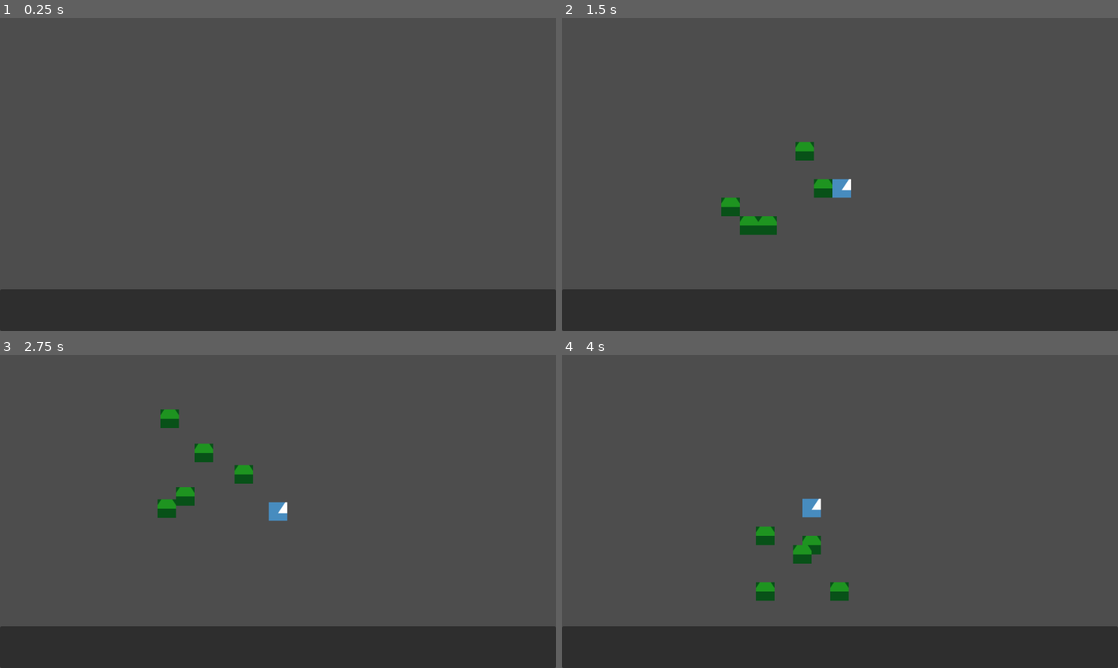
Above: before the commit, frames 1-4 (two rows, left to right).
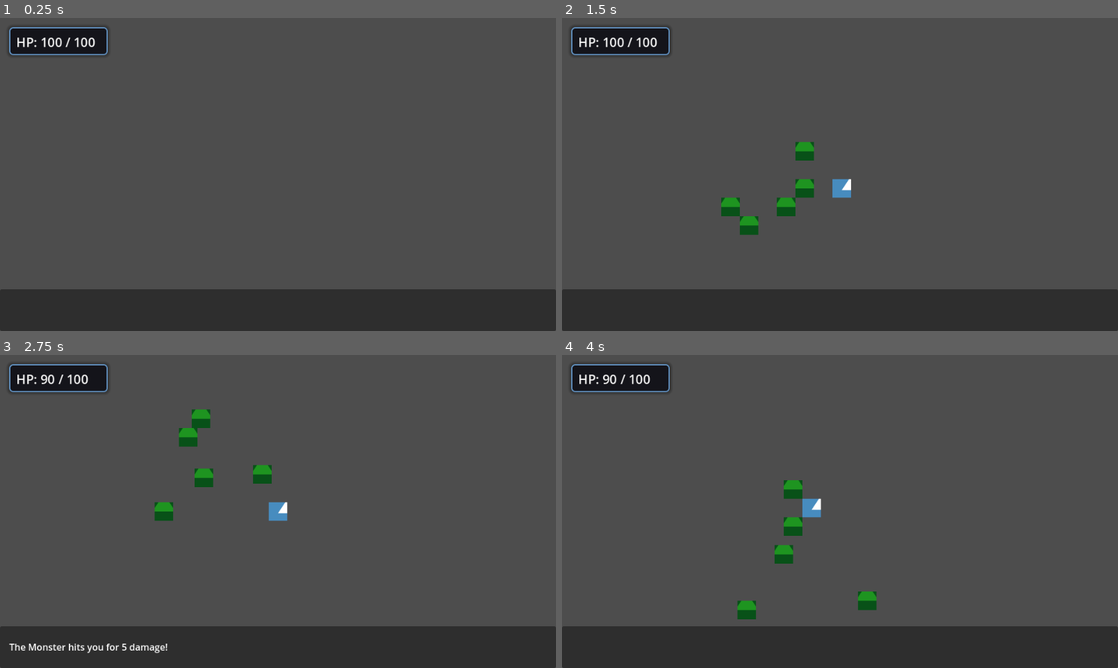
Above: after the commit, the same moments.

Repository: BlueHeronGames/dungeon-crawler-maker
Game: Godot game, scene res://scenes/crawl_dungeon_scene.tscn
Same seed, same stepped clock (60 frames per second), same inputs: the game is played once before the commit and once after it. The engine's default icon, where the game draws it, is replaced by a stand-in: a white triangle on a blue panel in a dark square.
Inputs (mouse positions are in pixels of both pictures, inside the frame that each line leads up to):
- Up to frame 1 (0.25 s): no input
- Up to frame 2 (1.5 s): tap Enter at 0.5 s; move the mouse to (962, 158) at 0.52 s; hold Right (ui_right) 0.53-1.28 s; tap . (pickup) at 0.6 s; click (962, 158) at 0.67 s; move the mouse to (728, 190) at 1.27 s; hold Down (ui_down) from 1.28 s (still down); tap G at 1.35 s; click (728, 190) at 1.42 s
- Up to frame 3 (2.75 s): move the mouse to (333, 442) at 2.02 s; release Down (ui_down) at 2.03 s; hold Right (ui_right) from 2.03 s (still down); tap 0 at 2.1 s; click (333, 442) at 2.17 s
- Up to frame 4 (4 s): move the mouse to (812, 574) at 2.77 s; release Right (ui_right) at 2.78 s; hold Up (ui_up) 2.78-3.53 s; tap . (pickup) at 2.85 s; click (812, 574) at 2.92 s; move the mouse to (1006, 558) at 3.52 s; hold Left (ui_left) from 3.53 s (still down); tap G at 3.6 s; click (1006, 558) at 3.67 s

The runs differ from the first frame. In frame 1, 1.5% of the frame differs, in the area x 1-20%, y 2-12%; in frame 2, 2.3%; in frame 3, 3.7%, in the area x 1-49%, y 2-96%; in frame 4, 3.5%.

Commit message:
Player has health, can die!

Diff:
--- a/game_template/scenes/crawl_dungeon_scene.tscn
+++ b/game_template/scenes/crawl_dungeon_scene.tscn
@@ -8,6 +8,7 @@
 [ext_resource type="PackedScene" uid="uid://b3x4y8k9m2n7p" path="res://scenes/item_drop.tscn" id="6_itemdr"]
 [ext_resource type="Script" path="res://scripts/message_console.gd" id="7_console"]
 [ext_resource type="PackedScene" uid="uid://cipjxckv47vdo" path="res://scenes/inventory_ui.tscn" id="8_inventory"]
+[ext_resource type="PackedScene" uid="uid://cpgm3rj9h3d0g" path="res://scenes/player_hud.tscn" id="9_playerhud"]
 
 [node name="Node2D" type="Node2D"]
 texture_filter = 1
@@ -36,3 +37,5 @@
 script = ExtResource("7_console")
 
 [node name="InventoryUI" parent="." instance=ExtResource("8_inventory")]
+
+[node name="PlayerHUD" parent="." instance=ExtResource("9_playerhud")]
--- a/game_template/scenes/entities/player.gd
+++ b/game_template/scenes/entities/player.gd
@@ -29,6 +29,7 @@
 	current_hp = max_hp
 	attack = 15
 	defense = 5
+	_emit_health_changed()
 
 func _physics_process(_delta: float) -> void:
 	if not can_accept_movement():
@@ -121,6 +122,7 @@
 			if str(item.get("name", "")) == item_name:
 				# Found matching item, increment quantity
 				item["quantity"] = int(item.get("quantity", 1)) + 1
+				_refresh_inventory_ui()
 				return
 
 	# New item, add to inventory with quantity 1
@@ -132,6 +134,7 @@
 		"data": entry_data,
 		"quantity": 1
 	})
+	_refresh_inventory_ui()
 
 func get_inventory_items() -> Array:
 	return inventory.duplicate(true)
--- /dev/null
+++ b/game_template/scenes/player_hud.tscn
@@ -0,0 +1,6 @@
+[gd_scene load_steps=2 format=3 uid="uid://cpgm3rkah3d0g"]
+
+[ext_resource type="Script" path="res://scripts/player_hud.gd" id="1_xn9uf"]
+
+[node name="PlayerHUD" type="CanvasLayer"]
+script = ExtResource("1_xn9uf")
--- a/game_template/scripts/entity.gd
+++ b/game_template/scripts/entity.gd
@@ -2,6 +2,8 @@
 
 ## Base entity that handles tweened movement shared by all creatures.
 class_name Entity
+
+signal health_changed(current_hp: int, max_hp: int)
 
 const MOVE_DURATION := 0.1
 
@@ -36,10 +38,13 @@
 	_is_moving = false
 	_move_tween = null
 
-func take_damage(amount: int) -> void:
+func take_damage(amount: int) -> int:
 	var actual_damage : int = max(1, amount - defense)
-	current_hp -= actual_damage
-	current_hp = max(0, current_hp)
+	var previous_hp := current_hp
+	current_hp = max(0, current_hp - actual_damage)
+	if current_hp != previous_hp:
+		_emit_health_changed()
+	return actual_damage
 
 func is_alive() -> bool:
 	return current_hp > 0
@@ -52,4 +57,9 @@
 func restore_health(amount: int) -> int:
 	var old_hp := current_hp
 	current_hp = min(max_hp, current_hp + amount)
+	if current_hp != old_hp:
+		_emit_health_changed()
 	return current_hp - old_hp
+
+func _emit_health_changed() -> void:
+	emit_signal("health_changed", current_hp, max_hp)
--- a/game_template/scripts/game_initializer.gd
+++ b/game_template/scripts/game_initializer.gd
@@ -9,6 +9,7 @@
 	_config = GameConfig.load_from_file()
 	call_deferred("_apply_window_title")
 	call_deferred("_setup_inventory_ui")
+	call_deferred("_setup_player_hud")
 
 func _apply_window_title() -> void:
 	var title := _config.get_metadata_value("title", "Dungeon Crawler")
@@ -23,22 +24,21 @@
 	DisplayServer.window_set_title(window_title)
 
 func _setup_inventory_ui() -> void:
-	print("Setting up inventory UI...")
-	print("Self node: ", self.name)
-	print("Self path: ", self.get_path())
-
 	var player := get_node_or_null("Player") as Player
 	var inventory_ui := get_node_or_null("InventoryUI") as InventoryUI
-
-	print("Player found: ", player != null, " at path: ", "Player")
-	print("InventoryUI found: ", inventory_ui != null, " at path: ", "InventoryUI")
-
 	if player and inventory_ui:
 		inventory_ui.set_player(player)
-		print("Connected inventory UI to player")
-	else:
-		print("ERROR: Could not connect inventory UI!")
-		if not player:
-			print("  - Player node not found")
-		if not inventory_ui:
-			print("  - InventoryUI node not found")
+	elif not inventory_ui:
+		push_warning("GameInitializer: InventoryUI node not found; inventory overlay disabled.")
+	elif not player:
+		push_warning("GameInitializer: Player node not found; cannot initialize inventory UI.")
+
+func _setup_player_hud() -> void:
+	var player := get_node_or_null("Player") as Player
+	var player_hud := get_node_or_null("PlayerHUD") as PlayerHUD
+	if player and player_hud:
+		player_hud.set_player(player)
+	elif not player_hud:
+		push_warning("GameInitializer: PlayerHUD node not found; player health will not be displayed.")
+	elif not player:
+		push_warning("GameInitializer: Player node not found; cannot bind PlayerHUD.")
--- a/game_template/scripts/health_bar.gd
+++ b/game_template/scripts/health_bar.gd
@@ -34,6 +34,9 @@
 	_entity = entity
 	if _entity:
 		_entity.tree_exiting.connect(_on_entity_removed)
+		if not _entity.health_changed.is_connected(_on_entity_health_changed):
+			_entity.health_changed.connect(_on_entity_health_changed)
+		update_display()
 	queue_redraw()
 
 func update_display() -> void:
@@ -49,3 +52,6 @@
 func _on_entity_removed() -> void:
 	_entity = null
 	visible = false
+
+func _on_entity_health_changed(_current: int, _max: int) -> void:
+	update_display()
--- a/game_template/scripts/inventory_ui.gd
+++ b/game_template/scripts/inventory_ui.gd
@@ -19,24 +19,21 @@
 var _is_visible: bool = false
 
 func _ready() -> void:
-	print("InventoryUI _ready() called")
 	_ensure_ui()
 	_ensure_inventory_action()
 	set_to_visible(false)
-	print("InventoryUI initialized, visible = ", _is_visible)
 
 func _input(event: InputEvent) -> void:
 	if event.is_action_pressed("toggle_inventory"):
-		print("Inventory toggle pressed!")
 		toggle_visibility()
 
 func set_player(player: Player) -> void:
 	_player = player
-	print("InventoryUI player set: ", _player)
+	if _is_visible:
+		_update_inventory_display()
 
 func toggle_visibility() -> void:
 	_is_visible = not _is_visible
-	print("Toggling inventory visibility to: ", _is_visible)
 	set_to_visible(_is_visible)
 	if _is_visible:
 		_update_inventory_display()
@@ -182,6 +179,7 @@
 		overlay.color = Color(0, 0, 0, 0.6)
 		overlay.anchor_right = 1.0
 		overlay.anchor_bottom = 1.0
+		overlay.mouse_filter = Control.MOUSE_FILTER_IGNORE
 		_container.add_child(overlay)
 
 		# Center panel
--- a/game_template/scripts/monster.gd
+++ b/game_template/scripts/monster.gd
@@ -16,6 +16,7 @@
 var _ai_type := "random"
 var _behavior: MonsterBehavior = null
 var _loot_table: Array = []
+var _definition_id := "monster"
 
 func _ready() -> void:
 	_rng.randomize()
@@ -67,9 +68,14 @@
 		var loot = definition.get("loot_table", [])
 		if loot is Array:
 			_loot_table = loot.duplicate(true)
+	if definition.has("id"):
+		_definition_id = str(definition.get("id", "monster"))
 
 func get_loot_table() -> Array:
 	return _loot_table
+
+func get_display_name() -> String:
+	return _definition_id.replace("_", " ").capitalize()
 
 func set_ai_type(ai_type: String) -> void:
 	_ai_type = ai_type.to_lower()
--- /dev/null
+++ b/game_template/scripts/player_hud.gd
@@ -0,0 +1,81 @@
+extends CanvasLayer
+
+## Displays the player's current health in the corner of the screen.
+class_name PlayerHUD
+
+@export var background_color: Color = Color(0.05, 0.05, 0.08, 0.8)
+@export var border_color: Color = Color(0.4, 0.6, 0.8, 1.0)
+@export var text_color: Color = Color(0.95, 0.95, 0.95, 1.0)
+
+var _panel: Panel
+var _label: Label
+var _player: Player
+
+func _ready() -> void:
+	_ensure_ui()
+	_update_health_text(0, 0)
+
+func set_player(player: Player) -> void:
+	if _player and _player.health_changed.is_connected(_on_player_health_changed):
+		_player.health_changed.disconnect(_on_player_health_changed)
+	_player = player
+	if _player:
+		_player.health_changed.connect(_on_player_health_changed)
+		_on_player_health_changed(_player.current_hp, _player.max_hp)
+	else:
+		_update_health_text(0, 0)
+
+func _ensure_ui() -> void:
+	if _panel:
+		return
+
+	_panel = Panel.new()
+	_panel.anchor_left = 0.0
+	_panel.anchor_top = 0.0
+	_panel.anchor_right = 0.0
+	_panel.anchor_bottom = 0.0
+	_panel.offset_left = 16
+	_panel.offset_top = 16
+	_panel.custom_minimum_size = Vector2(170, 48)
+
+	var style := StyleBoxFlat.new()
+	style.bg_color = background_color
+	style.border_width_left = 2
+	style.border_width_top = 2
+	style.border_width_right = 2
+	style.border_width_bottom = 2
+	style.border_color = border_color
+	style.corner_radius_top_left = 6
+	style.corner_radius_top_right = 6
+	style.corner_radius_bottom_left = 6
+	style.corner_radius_bottom_right = 6
+	style.shadow_size = 6
+	style.shadow_color = Color(0, 0, 0, 0.35)
+	_panel.add_theme_stylebox_override("panel", style)
+	add_child(_panel)
+
+	_label = Label.new()
+	_label.anchor_left = 0.0
+	_label.anchor_top = 0.0
+	_label.anchor_right = 1.0
+	_label.anchor_bottom = 1.0
+	_label.offset_left = 12
+	_label.offset_top = 10
+	_label.offset_right = -12
+	_label.offset_bottom = -10
+	_label.add_theme_color_override("font_color", text_color)
+	_label.add_theme_font_size_override("font_size", 22)
+	_label.vertical_alignment = VERTICAL_ALIGNMENT_CENTER
+	_label.horizontal_alignment = HORIZONTAL_ALIGNMENT_LEFT
+	_panel.add_child(_label)
+
+func _on_player_health_changed(current: int, max: int) -> void:
+	_update_health_text(current, max)
+
+func _update_health_text(current: int, max: int) -> void:
+	if not _label:
+		return
+	if max <= 0:
+		_label.text = "HP: --"
+		return
+	_label.text = "HP: %d / %d" % [max(0, current), max]
--- a/game_template/scripts/turn_manager.gd
+++ b/game_template/scripts/turn_manager.gd
@@ -129,31 +129,29 @@
 			_pending_player_direction = Vector2i.ZERO
 			return
 
-	# Normal movement turn
-	var moves := []
+	# Determine actions (movement or attacks)
+	var actions := []
 	for entity in entities:
 		var from_cell: Vector2i = current_cells[entity]
 		reserved.erase(from_cell)
-		var target_cell := _choose_target_cell(entity, from_cell, reserved, player_cell)
-		reserved[target_cell] = true
-		moves.append({
-			"entity": entity,
-			"from": from_cell,
-			"to": target_cell
-		})
+		var action := _determine_entity_action(entity, from_cell, reserved, player_cell)
+		reserved[action["to"]] = true
+		actions.append(action)
 	_pending_player_direction = Vector2i.ZERO
 
-	# Execute moves
+	# Execute movements
 	var player_target_cell := player_cell
 	var player_moved := false
-	for move in moves:
-		var to_cell: Vector2i = move["to"]
-		var from_cell: Vector2i = move["from"]
+	for action in actions:
+		if action.get("attack_player", false):
+			continue
+		var to_cell: Vector2i = action["to"]
+		var from_cell: Vector2i = action["from"]
+		var entity: Entity = action["entity"]
 		if to_cell == from_cell:
-			if move["entity"] == _player:
+			if entity == _player:
 				player_target_cell = to_cell
 			continue
-		var entity: Entity = move["entity"]
 		var world_target := _dungeon_map.cell_to_world_center(to_cell)
 		entity.move_to_position(world_target)
 		if entity == _player:
@@ -162,16 +160,14 @@
 
 	_handle_player_cell_entry(player_target_cell, player_moved)
 
-func _choose_target_cell(entity: Entity, from_cell: Vector2i, reserved: Dictionary, player_cell: Vector2i) -> Vector2i:
-	var candidates := _get_move_candidates(entity, from_cell, player_cell)
-	for direction:Vector2i in candidates:
-		var candidate_cell := from_cell + direction
-		if direction == Vector2i.ZERO:
-			candidate_cell = from_cell
-		if not _is_cell_available(candidate_cell, reserved):
-			continue
-		return candidate_cell
-	return from_cell
+	# Resolve monster attacks after movement
+	for action in actions:
+		if not action.get("attack_player", false):
+			continue
+		var monster := action["entity"] as Monster
+		var target_cell: Vector2i = action.get("target_cell", player_target_cell)
+		if monster and player_target_cell == target_cell:
+			_process_monster_attack(monster)
 
 func _get_move_candidates(entity: Entity, from_cell: Vector2i, player_cell: Vector2i) -> Array:
 	if entity == _player:
@@ -189,6 +185,31 @@
 		return false
 	return _dungeon_map.is_cell_walkable(cell)
 
+func _determine_entity_action(entity: Entity, from_cell: Vector2i, reserved: Dictionary, player_cell: Vector2i) -> Dictionary:
+	var action := {
+		"entity": entity,
+		"from": from_cell,
+		"to": from_cell,
+		"attack_player": false,
+		"target_cell": from_cell
+	}
+
+	var candidates := _get_move_candidates(entity, from_cell, player_cell)
+	for direction: Vector2i in candidates:
+		var candidate_cell := from_cell + direction
+		if direction == Vector2i.ZERO:
+			candidate_cell = from_cell
+		if entity != _player and candidate_cell == player_cell:
+			action["attack_player"] = true
+			action["target_cell"] = player_cell
+			return action
+		if _is_cell_available(candidate_cell, reserved):
+			action["to"] = candidate_cell
+			action["target_cell"] = candidate_cell
+			return action
+
+	return action
+
 func _all_entities() -> Array:
 	var entities: Array = []
 	if _player:
@@ -202,6 +223,8 @@
 	for entity in _all_entities():
 		if not entity.can_accept_movement():
 			return false
+	if _player and not _player.is_alive():
+		return false
 	return true
 
 func _configure_monster(monster: Monster) -> void:
@@ -299,6 +322,25 @@
 		_notify_item_seen(item_name)
 	elif _console:
 		_console.clear_message()
+
+func _process_monster_attack(monster: Monster) -> void:
+	if _player == null or monster == null or not monster.is_alive():
+		return
+
+	var damage := _player.take_damage(monster.attack)
+	if damage <= 0:
+		damage = 0
+
+	if _console:
+		var monster_name := monster.get_display_name()
+		_console.show_message("The %s hits you for %d damage!" % [monster_name, damage])
+
+	if not _player.is_alive():
+		_handle_player_defeat()
+
+func _handle_player_defeat() -> void:
+	if _console:
+		_console.show_message("You have been defeated!")
 
 func request_item_pickup() -> void:
 	if _player == null or _dungeon_map == null:
Not shown: 1 places in game_template/scenes/crawl_dungeon_scene.tscn that only renumber resources
Not shown, added: game_template/scripts/player_hud.gd.uid
